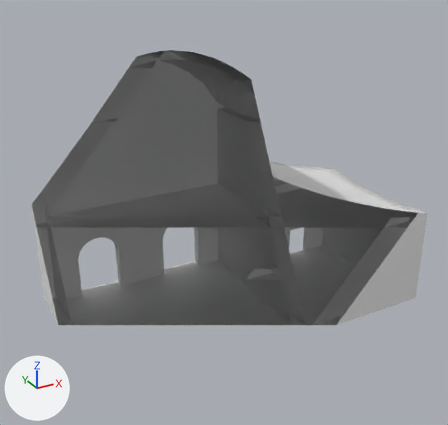
Before and after pictures for a commit that changed the Blender file Assets/Models/Buildings/Fire Station/FireStation.blend.
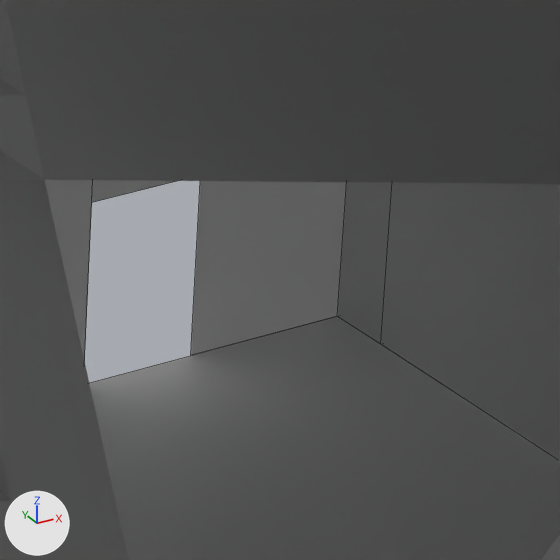
Each version is shown whole from a 50 mm camera at (-46.5, -103.5, 54.7) aimed at (1.0, -17.2, 11.5), then close up on the part from 62% to 78% of the width and 48% to 65% of the height. Arrows for +X, +Y and +Z are at lower left; the lights stay in place. The close-ups show mesh edges as thin lines. Everything nearer to the camera than a plane just in front of the edit is cut away.

The older version as bpy lines, for what is in view:
```python
me_cube_012 = bpy.data.meshes.new('Cube.012')
me_cube_012.from_pydata(...)  # 10 vertices, 3 faces; spans x -15.5..6.0, y 32.2, z -7.3..8.4
# before: 0 (6.0, 32.2, -7.3) at pixel (337, 316), 1 (6.0, 32.2, 8.4), 2 (0.9, 32.2, -7.3) at pixel (190, 355), 3 (0.9, 32.2, 8.4), 4 (-2.8, 32.2, -7.3)
# before: 5 (-2.8, 32.2, 8.4), 6 (-15.5, 32.2, -7.3), 7 (-15.5, 32.2, 8.4), 8 (0.9, 32.2, -1.7), 9 (-2.8, 32.2, -1.7) at pixel (91, 202)
me_cube_013 = bpy.data.meshes.new('Cube.013')
me_cube_013.from_pydata(...)  # 26 vertices, 18 faces; spans x -0.2..8.1, y 5.8..32.2, z -7.3..8.4
me_cube_020 = bpy.data.meshes.new('Cube.020')
me_cube_020.from_pydata(...)  # 32 vertices, 24 faces; spans x -17.6..-15.5, y 5.8..39.0, z 8.4..25.4
ob_side_front_wall = bpy.data.objects.new('Side Front Wall', me_cube_012)
ob_side_front_wall.location = (26.0, -38.0, 0.0)
ob_side_left_wall = bpy.data.objects.new('Side Left Wall', me_cube_013)
ob_side_left_wall.location = (26.0, -38.0, 0.0)
ob_top_left_wall = bpy.data.objects.new('Top Left Wall', me_cube_020)
ob_top_left_wall.location = (26.0, -38.0, 0.0)
# also in view: 'Left Wall' at (9.5, -15.6, 0.5); 'Top Floor' at (-8.5, -16.1, 0.6); 'Side Floor' at (21.2, -18.0, -7.3); 'Side Ceiling' at (22.1, -19.0, 12.7)
```
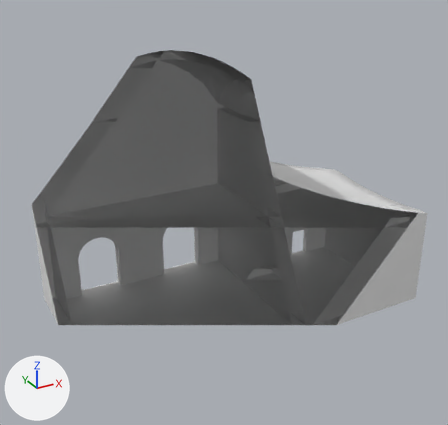
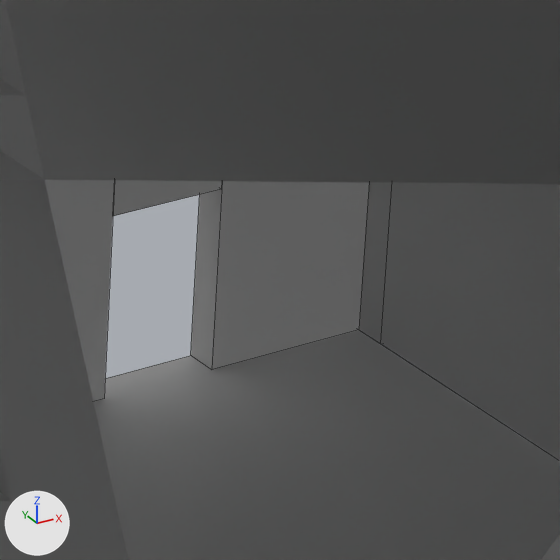
Commit message: Fixed Wall in Firestation

Location of each change, [x1, y1, x2, y2] in pixels of the close-ups (560 x 560 px):
'Side Front Wall', reshaped: before [45, 180, 346, 361]; after [45, 180, 369, 402]
part 1 of me_cube_012, added: after [45, 180, 369, 402]

What changed in the scene script:
```text
Change me_cube_012:
    where me_cube_012.from_pydata(...)  # 10 vertices, 3 faces; spans x -15.5..6.0, y 32.2, z -7.3..8.4
    used by ob_side_front_wall; location = (26.0, -38.0, 0.0)
    verts and faces of me_cube_012; kept vertices keep their numbers, new ones are numbered from 10
    me_cube_012 part 1
    add for new, old in zip([*range(10, 20)], [*range(0, 10)]): verts[new] = verts[old] + (0.0, -1.0, 0.0)
    add faces += [(10, 11, 13, 12), (14, 15, 17, 16), (13, 15, 19, 18), (5, 15, 19, 9), (5, 15, 17, 7), (1, 11, 13, 3)]
    add faces += [(3, 13, 15, 5), (0, 1, 11, 10), (4, 6, 16, 14), (4, 5, 15, 14), (8, 18, 19, 9), (2, 12, 13, 3)]
    add faces += [(3, 8, 18, 13), (6, 7, 17, 16), (0, 2, 12, 10)]
```
